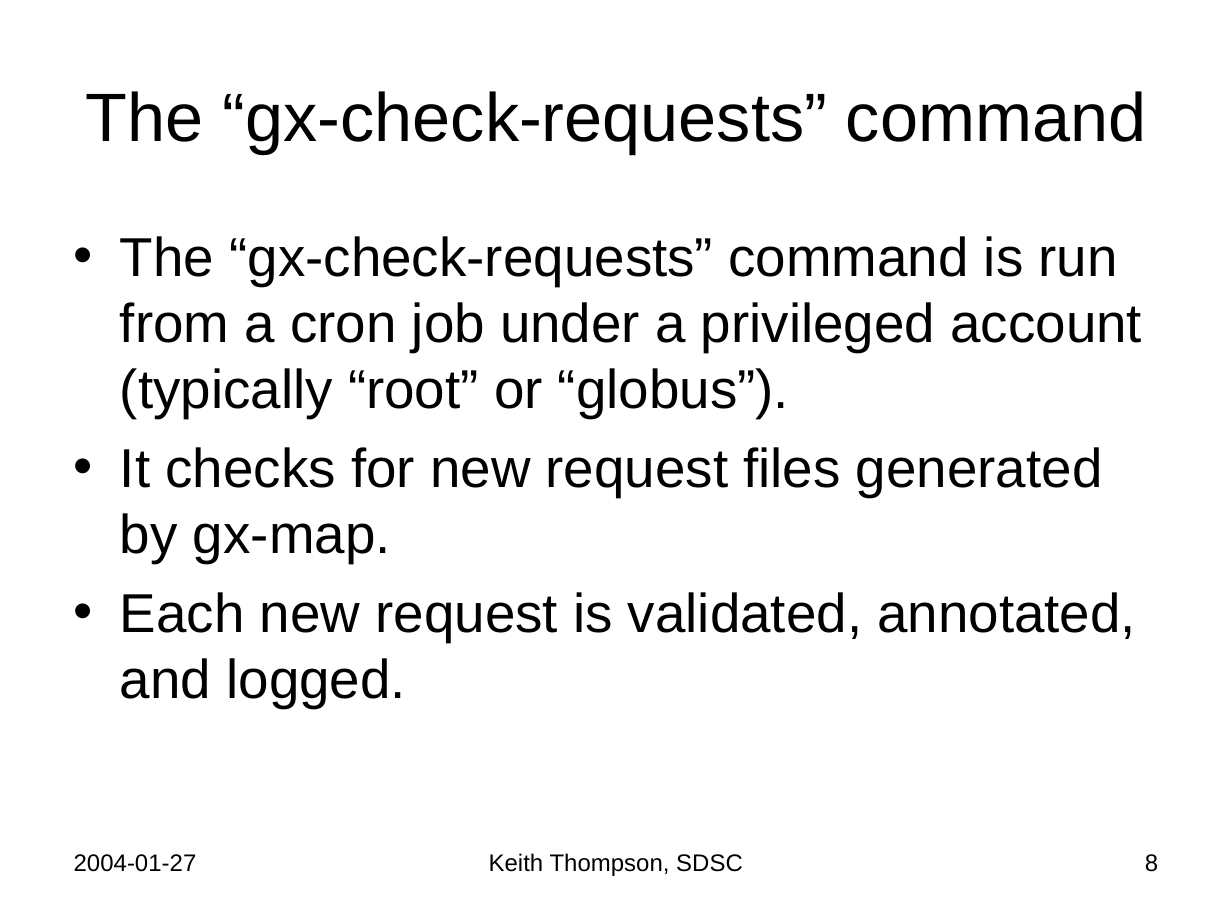
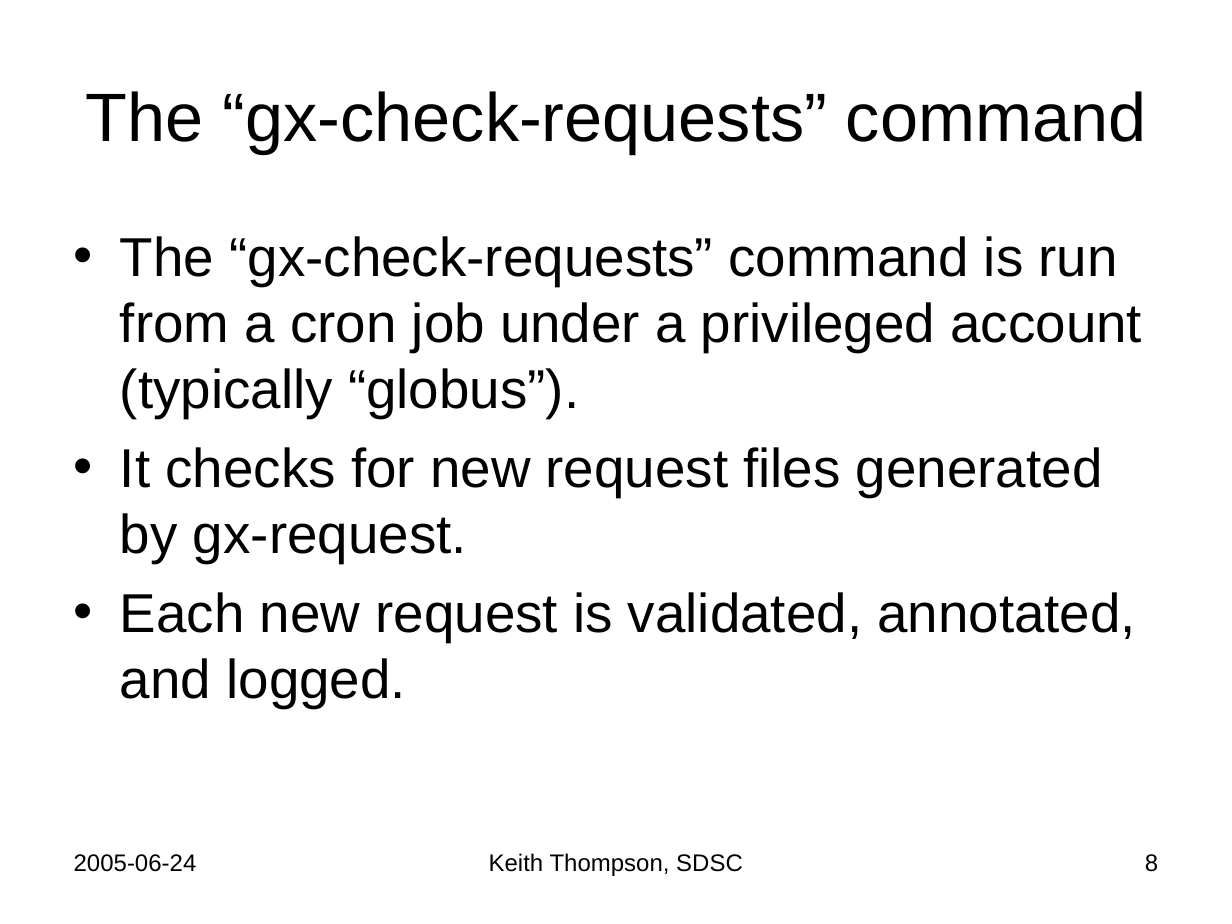
Before and after one commit to Keith-S-Thompson/gx-map, a slide deck: slide 8 of gx-map.ppt. Drawn at 1232x924 pixels with LibreOffice and Linux fonts; fonts in the diff are those of the drawing. Boxes give left, top, right and bottom in pixels: in the first picture for what was removed or moved away, otherwise in the second. Text is boxed around its words. In the diff, an @@ line names an element or a change of style, - is before the commit and + after.

```diff
--- a/gx-map.ppt
+++ b/gx-map.ppt
@@ text at <box>120,236,1142,563</box>: text changed @@
-• The “gx-check-requests” command is run from a cron job under a privileged account (typically “root” or “globus”).
-• It checks for new request files generated by gx-map.
+• The “gx-check-requests” command is run from a cron job under a privileged account (typically “globus”).
+• It checks for new request files generated by gx-request.
@@ text at <box>74,854,197,872</box>: text changed @@
-2004-01-27
+2005-06-24
```
Also in this commit, not shown: 24 other slides changed, 4 slides added, 7 slides removed.
